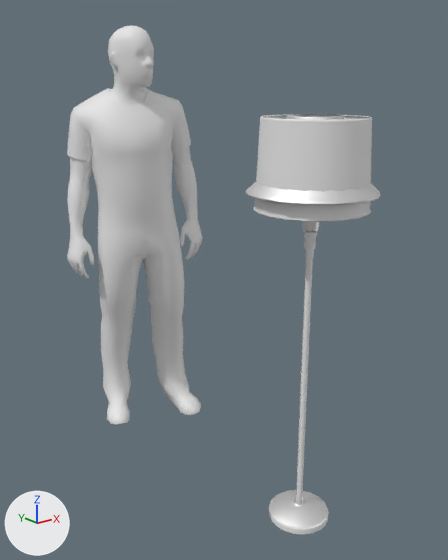
An edit to the Blender file _ART/Blender/LivingRoom/SM_StandingLamp.blend, drawn before and after from the same camera.
The view is the same before and after, from a camera (50 mm lens) standing at (-1.49, -1.4, 1.58) and looking at (0.0, 0.46, 0.84). The axes (+X, +Y, +Z) are drawn at lower left. The lights are the same throughout.

The older version as bpy lines, for what is in view:
```python
me_average_man_02 = bpy.data.meshes.new('average_man_02')
me_average_man_02.from_pydata(...)  # 1216 vertices, 1404 faces; spans x -36.0..28.0, y 0.0..188.0, z -18.0..24.0
me_average_man_02.materials.append(None)
me_mesh = bpy.data.meshes.new('Mesh')
me_mesh.from_pydata(...)  # 1041 vertices, 1008 faces; spans x -19.1..19.1, y 0.0..148.6, z -19.1..19.3
me_mesh.materials.append(None)
me_standinglamp = bpy.data.meshes.new('StandingLamp')
me_standinglamp.from_pydata(...)  # 448 vertices, 834 faces; spans x -21.8..21.8, y -21.5..21.5, z 0.1..149.0
me_standinglamp.materials.append(mat_lambert1)  # white #ffffff
ob_humanref = bpy.data.objects.new('HumanRef', me_average_man_02)
ob_humanref.location = (0.0, 1.078, 0.0)
ob_humanref.rotation_euler = (1.571, 0.0, 0.0)  # degrees (90, 0, 0)
ob_humanref.scale = (0.00969, 0.00969, 0.00969)
ob_sm_standinglamp_01 = bpy.data.objects.new('SM_StandingLamp_01', me_mesh)
ob_sm_standinglamp_01.location = (0.0, 0.0, 0.0)
ob_sm_standinglamp_01.rotation_euler = (1.571, 0.0, 0.0)  # degrees (90, 0, 0)
ob_sm_standinglamp_01.scale = (0.01, 0.01, 0.01)
ob_sm_standinglamp_02 = bpy.data.objects.new('SM_StandingLamp_02', me_standinglamp)
ob_sm_standinglamp_02.location = (0.0, 0.0, 0.0)
ob_sm_standinglamp_02.scale = (0.01, 0.01, 0.01)
```
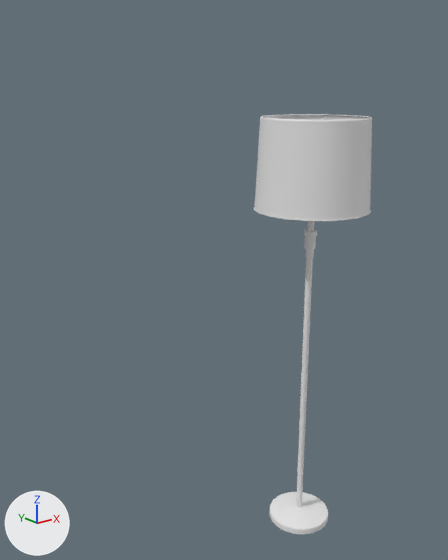
Diff of the bpy script that builds the scene:
```diff
--- a/_ART/Blender/LivingRoom/SM_StandingLamp.blend.py
+++ b/_ART/Blender/LivingRoom/SM_StandingLamp.blend.py
@@ ob_humanref @@
 ob_humanref.scale = (0.00969, 0.00969, 0.00969)
+ob_humanref.hide_set(True)
@@ ob_sm_standinglamp_02 @@
 ob_sm_standinglamp_02.scale = (0.01, 0.01, 0.01)
+ob_sm_standinglamp_02.hide_set(True)
```

Location of each change, (x1, y1, x2, y2) in pixels of the pictures (448 x 560 px):
'HumanRef', hidden: before (67, 26, 203, 425)
'SM_StandingLamp_02', hidden: before (245, 114, 380, 528)
